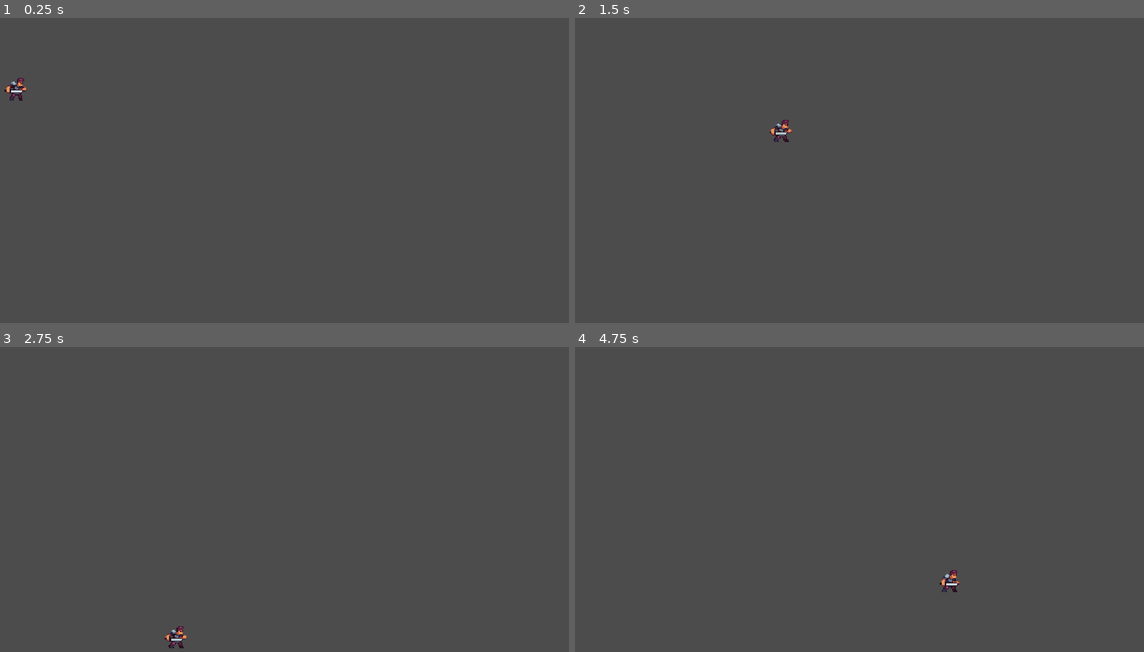
Above: before the commit, frames 1-4 (two rows, left to right).
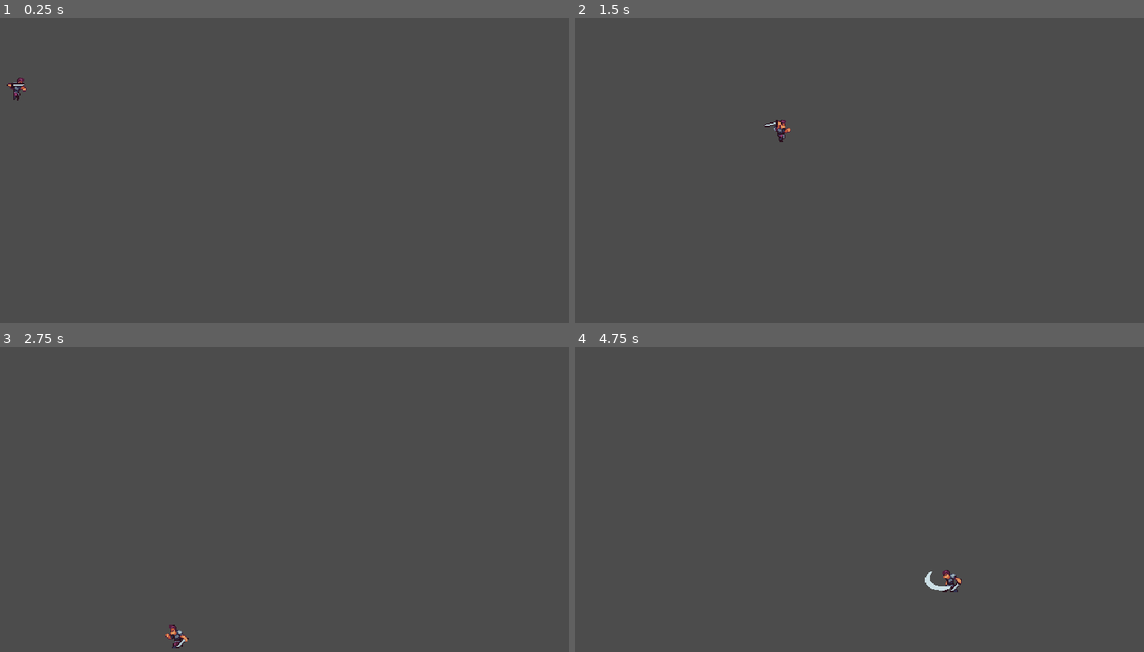
Above: after the commit, the same moments.

Repository: PanWitos/projekt-zespolowy
Game: Godot game, scene res://movetest.tscn
The game is run twice, just before and just after one commit, with the same random seed, the same clock (stepped at 60 frames per second) and the same inputs.
Inputs:
- Up to frame 1 (0.25 s): no input
- Up to frame 2 (1.5 s): hold Right (ui_right) from 0.53 s (still down); tap X (Attack, bound only after the commit) at 0.6, 1.35 s; tap Up (ui_up) at 0.77 s
- Up to frame 3 (2.75 s): tap Up (ui_up) at 1.52 s; release Right (ui_right) at 2.03 s; hold Left (ui_left) from 2.03 s (still down); tap X (Attack, bound only after the commit) at 2.1 s
- Up to frame 4 (4.75 s): release Left (ui_left) at 2.78 s; hold Right (ui_right) 2.78-4.28 s; tap X (Attack, bound only after the commit) at 2.85, 3.6, 4.35 s; tap Up (ui_up) at 3.02, 3.77, 4.52 s; hold Left (ui_left) from 4.28 s (still down)

The runs differ from the first frame. In frame 1, 0.1% of the frame differs, in the area x 0-5%, y 20-28%; in frame 2, 0.2%; in frame 3, 0.2%; in frame 4, 0.3%, in the area x 61-68%, y 73-81%.

Commit message:
Animations for the player when moving, jumping, falling, attacking and idle

Diff:
--- a/movetest.tscn
+++ b/movetest.tscn
@@ -20,7 +20,7 @@
 [sub_resource type="RectangleShape2D" id=6]
 extents = Vector2( 1064, 10 )
 
-[node name="World" type="Node2D"]
+[node name="movetest" type="Node2D"]
 
 [node name="player" parent="." instance=ExtResource( 1 )]
 position = Vector2( 124, 128 )
--- a/player/player.gd
+++ b/player/player.gd
@@ -9,6 +9,8 @@
 
 onready var animation_player = $AnimationPlayer
 onready var sprite = $Sprite
+onready var animationTree = $AnimationTree
+onready var animationState = animationTree.get("parameters/playback")
 
 var velocity_h = 0
 var velocity_v = 0
@@ -16,9 +18,6 @@
 var ADDITIONAL_JUMPS = 1
 var JUMPS_LEFT = 0
 var acceleration_v = 0
-
-func _ready():
-	animation_player.play("Idle")
 
 func numberMoveToward(from, to, delta):
 
@@ -56,14 +55,34 @@
 
 	input_vector.y = MAX_SPEED_V
 
+	if is_on_ceiling():
+		acceleration_v = 0
+		velocity_v = 0
+
 	acceleration_v = numberMoveToward(acceleration_v, MAX_SPEED_V, GRAVITY * delta)
 
 	if input_vector.x != 0:
 		velocity_h = numberMoveToward(velocity_h, input_vector.x, ACCELERATION * delta)
+		if velocity_h > 0:
+			sprite.flip_h = false
+		elif velocity_h < 0:
+			sprite.flip_h = true
+		animationState.travel("Run")
 	else:
 		velocity_h = numberMoveToward(velocity_h, 0 , ACCELERATION * delta)
+		if velocity_h == 0:
+			animationState.travel("Idle")
 
 	velocity_v = numberMoveToward(velocity_v, MAX_SPEED_V, acceleration_v)
+
+	if velocity_v > 0 && !is_on_floor():
+		animationState.travel("Fall")
+
+	if velocity_v < 0:
+		animationState.travel("Jump")
+
+	if Input.is_action_just_pressed("Attack"):
+		animationState.travel("Attack")
 
 	velocity.x = velocity_h
 	velocity.y = velocity_v
--- a/player/player.tscn
+++ b/player/player.tscn
@@ -105,7 +105,83 @@
 "values": [ 8, 9, 10, 11, 12, 13, 14, 15 ]
 }
 
-[node name="KinematicBody2D" type="KinematicBody2D"]
+[sub_resource type="AnimationNodeAnimation" id=29]
+animation = "Attack"
+
+[sub_resource type="AnimationNodeAnimation" id=17]
+animation = "Fall"
+
+[sub_resource type="AnimationNodeAnimation" id=14]
+animation = "Idle"
+
+[sub_resource type="AnimationNodeAnimation" id=22]
+animation = "Jump"
+
+[sub_resource type="AnimationNodeAnimation" id=9]
+animation = "Run"
+
+[sub_resource type="AnimationNodeStateMachineTransition" id=15]
+
+[sub_resource type="AnimationNodeStateMachineTransition" id=16]
+
+[sub_resource type="AnimationNodeStateMachineTransition" id=18]
+
+[sub_resource type="AnimationNodeStateMachineTransition" id=19]
+
+[sub_resource type="AnimationNodeStateMachineTransition" id=20]
+
+[sub_resource type="AnimationNodeStateMachineTransition" id=21]
+
+[sub_resource type="AnimationNodeStateMachineTransition" id=23]
+
+[sub_resource type="AnimationNodeStateMachineTransition" id=24]
+
+[sub_resource type="AnimationNodeStateMachineTransition" id=25]
+
+[sub_resource type="AnimationNodeStateMachineTransition" id=26]
+
+[sub_resource type="AnimationNodeStateMachineTransition" id=27]
+
+[sub_resource type="AnimationNodeStateMachineTransition" id=28]
+
+[sub_resource type="AnimationNodeStateMachineTransition" id=30]
+
+[sub_resource type="AnimationNodeStateMachineTransition" id=32]
+
+[sub_resource type="AnimationNodeStateMachineTransition" id=34]
+
+[sub_resource type="AnimationNodeStateMachineTransition" id=37]
+
+[sub_resource type="AnimationNodeStateMachineTransition" id=38]
+switch_mode = 2
+
+[sub_resource type="AnimationNodeStateMachineTransition" id=39]
+switch_mode = 2
+
+[sub_resource type="AnimationNodeStateMachineTransition" id=40]
+switch_mode = 2
+
+[sub_resource type="AnimationNodeStateMachineTransition" id=41]
+switch_mode = 2
+
+[sub_resource type="AnimationNodeStateMachine" id=12]
+states/Attack/node = SubResource( 29 )
+states/Attack/position = Vector2( 927.808, -43.46 )
+states/Fall/node = SubResource( 17 )
+states/Fall/position = Vector2( 16.2097, 58.54 )
+states/Idle/node = SubResource( 14 )
+states/Idle/position = Vector2( 16.2097, -97.46 )
+states/Jump/node = SubResource( 22 )
+states/Jump/position = Vector2( 374.21, 65.54 )
+states/Run/node = SubResource( 9 )
+states/Run/position = Vector2( 374.21, -97.46 )
+transitions = [ "Idle", "Run", SubResource( 15 ), "Run", "Idle", SubResource( 16 ), "Run", "Fall", SubResource( 18 ), "Idle", "Fall", SubResource( 19 ), "Fall", "Run", SubResource( 20 ), "Fall", "Idle", SubResource( 21 ), "Fall", "Jump", SubResource( 23 ), "Jump", "Fall", SubResource( 24 ), "Run", "Jump", SubResource( 25 ), "Idle", "Jump", SubResource( 26 ), "Jump", "Run", SubResource( 27 ), "Jump", "Idle", SubResource( 28 ), "Run", "Attack", SubResource( 30 ), "Fall", "Attack", SubResource( 32 ), "Jump", "Attack", SubResource( 34 ), "Idle", "Attack", SubResource( 37 ), "Attack", "Idle", SubResource( 38 ), "Attack", "Run", SubResource( 39 ), "Attack", "Jump", SubResource( 40 ), "Attack", "Fall", SubResource( 41 ) ]
+start_node = "Idle"
+graph_offset = Vector2( -397.192, -153.46 )
+
+[sub_resource type="AnimationNodeStateMachinePlayback" id=13]
+
+[node name="player" type="KinematicBody2D"]
 script = ExtResource( 2 )
 
 [node name="CollisionShape2D" type="CollisionShape2D" parent="."]
@@ -125,3 +201,9 @@
 anims/Jump = SubResource( 7 )
 anims/RESET = SubResource( 3 )
 anims/Run = SubResource( 4 )
+
+[node name="AnimationTree" type="AnimationTree" parent="."]
+tree_root = SubResource( 12 )
+anim_player = NodePath("../AnimationPlayer")
+active = true
+parameters/playback = SubResource( 13 )
--- a/project.godot
+++ b/project.godot
@@ -18,11 +18,22 @@
 
 window/size/width=1920
 window/size/height=1080
-window/size/fullscreen=true
 window/size/test_width=1920
 window/size/test_height=1080
 window/stretch/mode="2d"
 window/stretch/aspect="expand"
+
+[global]
+
+fullscreen=false
+
+[input]
+
+Attack={
+"deadzone": 0.5,
+"events": [ Object(InputEventKey,"resource_local_to_scene":false,"resource_name":"","device":0,"alt":false,"shift":false,"control":false,"meta":false,"command":false,"pressed":false,"scancode":88,"physical_scancode":0,"unicode":0,"echo":false,"script":null)
+ ]
+}
 
 [physics]
 
Not shown: 1 places in player/player.tscn that only renumber resources
